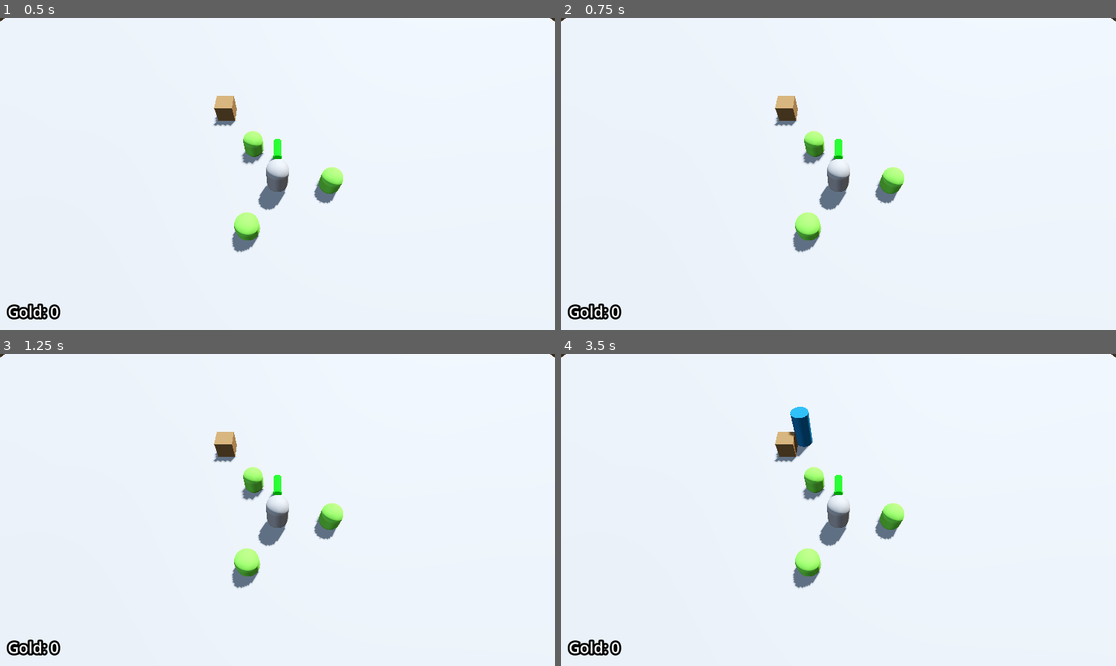
Above: before the commit, frames 1-4 (two rows, left to right).
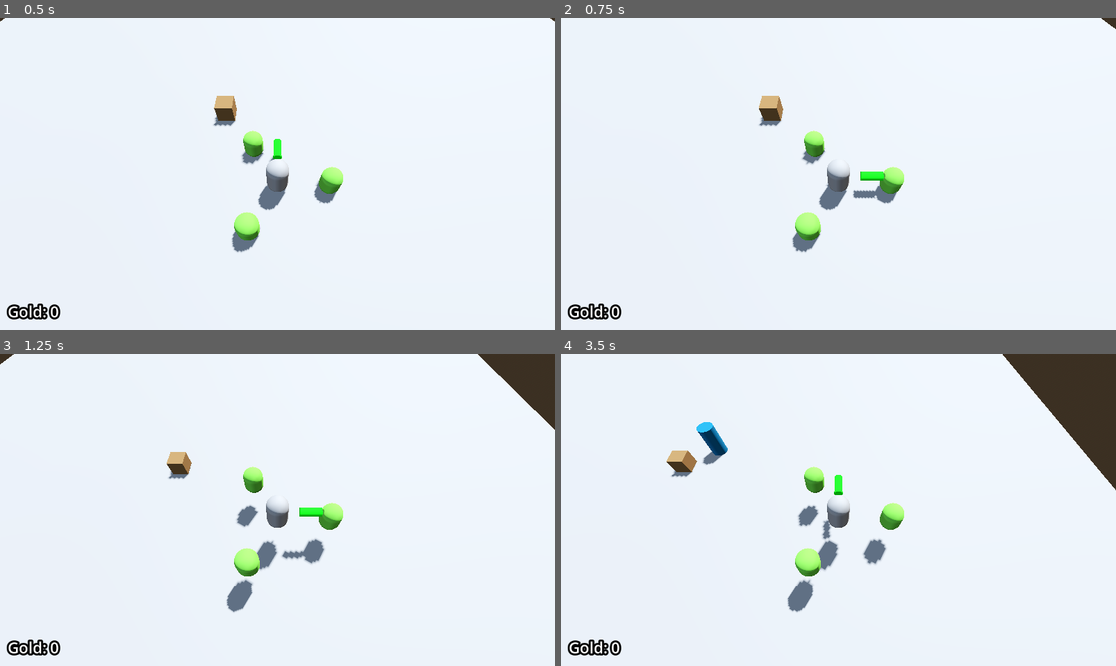
Above: after the commit, the same moments.

Repository: Ra-vanTech/ProjectBoozeArmy
Game: Godot game, scene res://Escena1_BoozeArmy.tscn
The game is run twice, just before and just after one commit, with the same random seed, the same clock (stepped at 60 frames per second) and the same inputs.
Inputs (mouse positions are in pixels of both pictures, inside the frame that each line leads up to):
- Up to frame 1 (0.5 s): no input
- Up to frame 2 (0.75 s): tap Enter at 0.5 s; move the mouse to (960, 158) at 0.52 s; hold D (move_right) from 0.53 s (still down); right-click (960, 158) at 0.6 s
- Up to frame 3 (1.25 s): keep holding D (move_right); tap Space (jump) at 0.77 s
- Up to frame 4 (3.5 s): move the mouse to (727, 525) at 1.27 s; release D (move_right) at 1.28 s; hold S (move_back) 1.28-2.03 s; tap Q at 1.35 s; tap Space (jump) at 1.52, 3.02 s; move the mouse to (894, 441) at 2.02 s; hold D (move_right) 2.03-2.78 s; tap E at 2.1 s; move the mouse to (810, 572) at 2.77 s; hold W (move_forward) from 2.78 s (still down); right-click (810, 572) at 2.85 s

Frame 1 is identical in both runs. In frame 2, 1.1% of the frame differs, in the area x 0-100%, y 0-76%; in frame 3, 4.2%; in frame 4, 7.5%, in the area x 0-100%, y 0-83%.
Error before the commit: Invalid call. Nonexistent function 'tick' in base 'Nil'. (res://entities/player/scripts/player.gd:23)

Commit message:
fix: agregue la variable state_machine

Diff:
--- a/entities/player/scenes/player_test.tscn
+++ b/entities/player/scenes/player_test.tscn
@@ -27,10 +27,11 @@
 
 [sub_resource type="CapsuleShape3D" id="CapsuleShape3D_ucsmf"]
 
-[node name="Player_test" type="CharacterBody3D" unique_id=54499108 groups=["player"]]
+[node name="Player_test" type="CharacterBody3D" unique_id=54499108 node_paths=PackedStringArray("state_machine") groups=["player"]]
 collision_layer = 2
 collision_mask = 5
 script = ExtResource("1_87kod")
+state_machine = NodePath("StateMachine")
 
 [node name="MeshInstance3D" type="MeshInstance3D" parent="." unique_id=990134174]
 transform = Transform3D(1, 0, 0, 0, 1, 0, 0, 0, 1, 0, 1, 0)
--- a/entities/player/scripts/player.gd
+++ b/entities/player/scripts/player.gd
@@ -6,7 +6,7 @@
 
 @export var STARTING_HEALTH := 100.0
 @export var COINS_DROPPED := 0
-var state_machine: StateMachine
+@export var state_machine: StateMachine
 
 @onready var input_component: InputComponent = %InputComponent
 @onready var hit_box_component: HitBoxComponent = %HitBoxComponent
